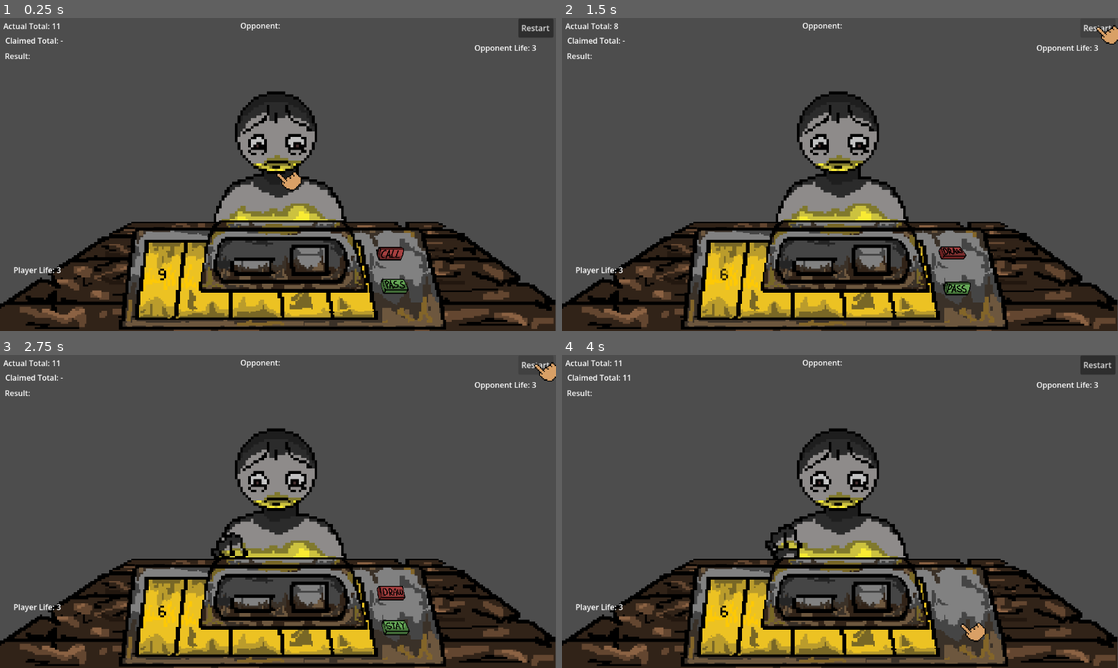
Above: before the commit, frames 1-4 (two rows, left to right).
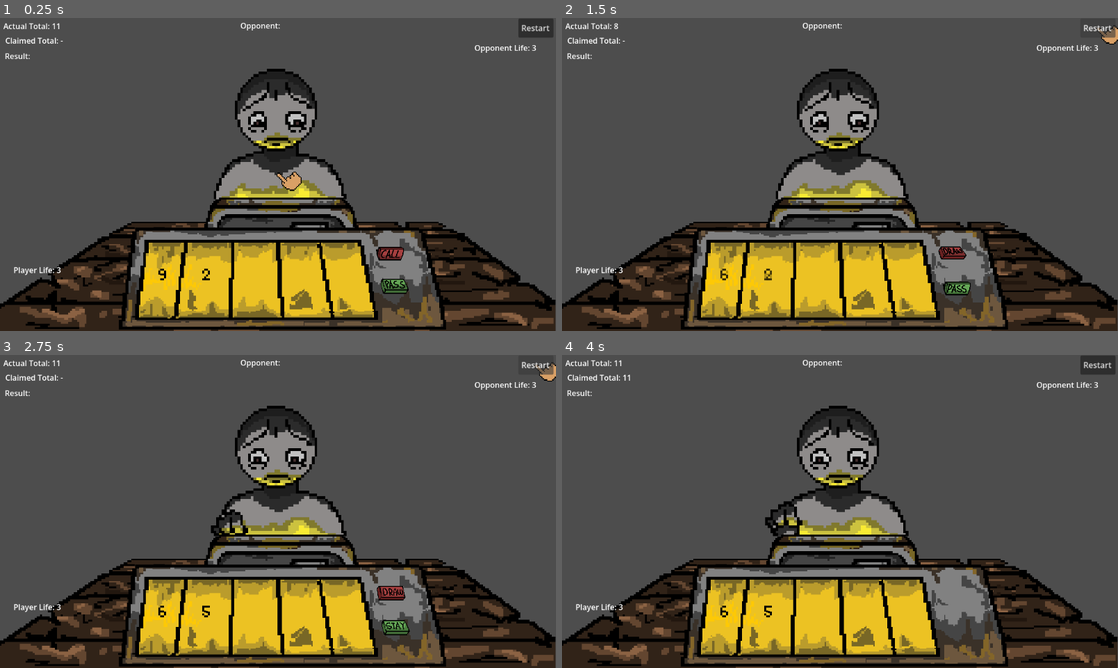
Above: after the commit, the same moments.

Repository: Yatagarasu163/BluffJack
Game: Godot game, scene res://Scenes/Levels/Level 3.tscn
The game is run twice, just before and just after one commit, with the same random seed, the same clock (stepped at 60 frames per second) and the same inputs. The project has no main scene, so this scene is started directly.
Inputs (mouse positions are in pixels of both pictures, inside the frame that each line leads up to):
- Up to frame 1 (0.25 s): no input
- Up to frame 2 (1.5 s): click "Restart" at 0.5 s; click "Restart" at 1.25 s
- Up to frame 3 (2.75 s): click "Restart" at 2 s
- Up to frame 4 (4 s): click (951, 592) at 2.75 s; click (962, 624) at 3.5 s

The runs differ from the first frame. In frame 1, 13% of the frame differs, in the area x 35-67%, y 16-88%; in frame 2, 13%; in frame 3, 13%; in frame 4, 13%, in the area x 35-77%, y 16-92%.

Commit message:
ASLDKJNSDLKJVN

Diff:
--- a/bluff-jack/Scenes/Levels/Level 3.tscn
+++ b/bluff-jack/Scenes/Levels/Level 3.tscn
@@ -1,6 +1,6 @@
 [gd_scene format=3 uid="uid://buax1w7wwwmu8"]
 
-[ext_resource type="Script" uid="uid://bnn73avkyuhep" path="res://main.gd" id="1_ig3hl"]
+[ext_resource type="Script" uid="uid://bnn73avkyuhep" path="res://Assets/Scripts/main.gd" id="1_ig3hl"]
 [ext_resource type="PackedScene" uid="uid://cduo76ib17om2" path="res://Scenes/Prefabs/player.tscn" id="2_r1o1v"]
 [ext_resource type="PackedScene" uid="uid://ja8b2n3bctvg" path="res://Scenes/Prefabs/Enemy.tscn" id="3_0fsnw"]
 [ext_resource type="PackedScene" uid="uid://ce13cso1trfvc" path="res://Scenes/Prefabs/custom_cursor.tscn" id="4_2dwo8"]
@@ -9,9 +9,10 @@
 script = ExtResource("1_ig3hl")
 
 [node name="Player" parent="." unique_id=1525742724 instance=ExtResource("2_r1o1v")]
+z_index = 3
 
 [node name="Enemy" parent="." unique_id=572914806 instance=ExtResource("3_0fsnw")]
-position = Vector2(575, 312)
+position = Vector2(575, 265)
 paranoia_value = 0.5
 
 [node name="Custom Cursor" parent="." unique_id=1705748054 instance=ExtResource("4_2dwo8")]
